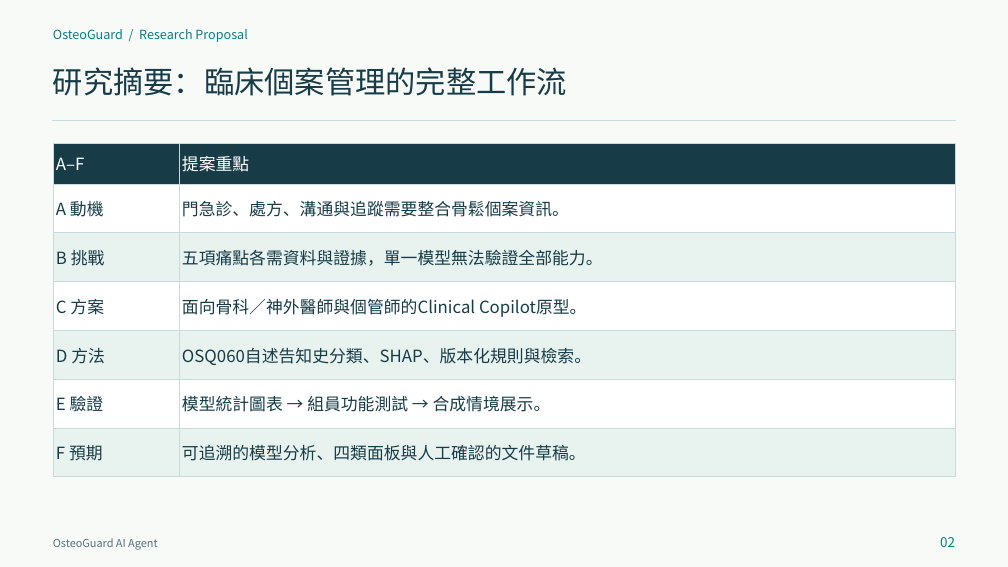
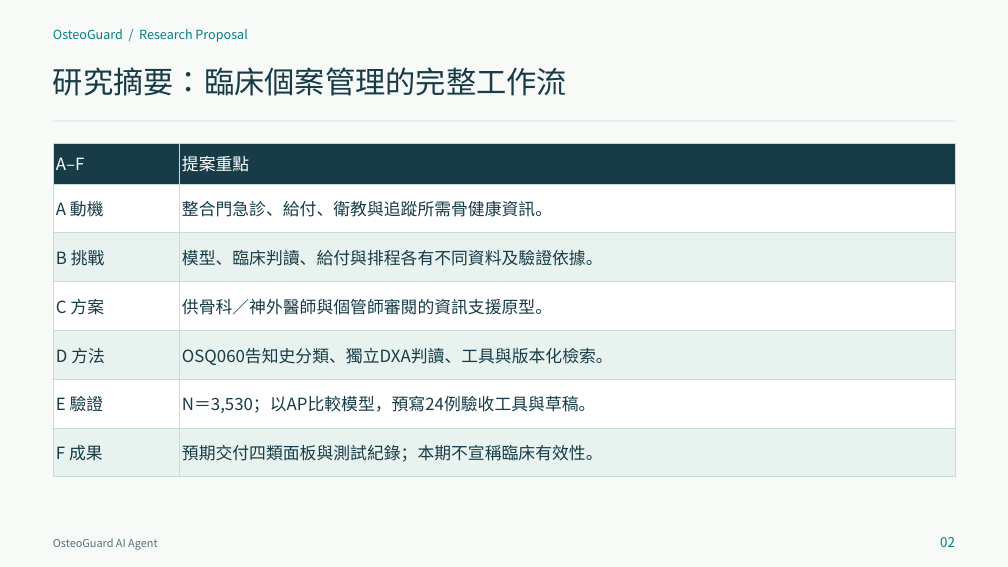
Before and after one commit to contemplator/nchu-bone-health-agent, a slide deck: slide 2 of output/OsteoGuard_Proposal_20261102.pptx. Drawn at 1008x567 pixels with LibreOffice and Linux fonts; fonts in the diff are those of the drawing. Boxes give left, top, right and bottom in pixels: in the first picture for what was removed or moved away, otherwise in the second. Text is boxed around its words. In the diff, an @@ line names an element or a change of style, - is before the commit and + after.

Commit message:
update: 修改期末 Proposal 相關檔案 fix: 參考文獻和文件內容衝突的部分

```diff
--- a/output/OsteoGuard_Proposal_20261102.pptx
+++ b/output/OsteoGuard_Proposal_20261102.pptx
@@ line (53, 121) - (955, 121): stroke #C8DAD9 0.75 pt to #C8DAD9 1 pt @@
@@ table at [53,143,955,476] @@
-row 2, column 2: 門急診、處方、溝通與追蹤需要整合骨鬆個案資訊。
+row 2, column 2: 整合門急診、給付、衛教與追蹤所需骨健康資訊。
-row 3, column 2: 五項痛點各需資料與證據，單一模型無法驗證全部能力。
+row 3, column 2: 模型、臨床判讀、給付與排程各有不同資料及驗證依據。
-row 4, column 2: 面向骨科／神外醫師與個管師的Clinical Copilot原型。
+row 4, column 2: 供骨科／神外醫師與個管師審閱的資訊支援原型。
-row 5, column 2: OSQ060自述告知史分類、SHAP、版本化規則與檢索。
+row 5, column 2: OSQ060告知史分類、獨立DXA判讀、工具與版本化檢索。
-row 6, column 2: 模型統計圖表 → 組員功能測試 → 合成情境展示。
+row 6, column 2: N＝3,530；以AP比較模型，預寫24例驗收工具與草稿。
-row 7, column 1: F 預期
+row 7, column 1: F 成果
-row 7, column 2: 可追溯的模型分析、四類面板與人工確認的文件草稿。
+row 7, column 2: 預期交付四類面板與測試紀錄；本期不宣稱臨床有效性。
@@ borders changed @@
```
Also in this commit, not shown: 28 other slides changed, 6 slides added, 6 slides removed, 7 other files.
